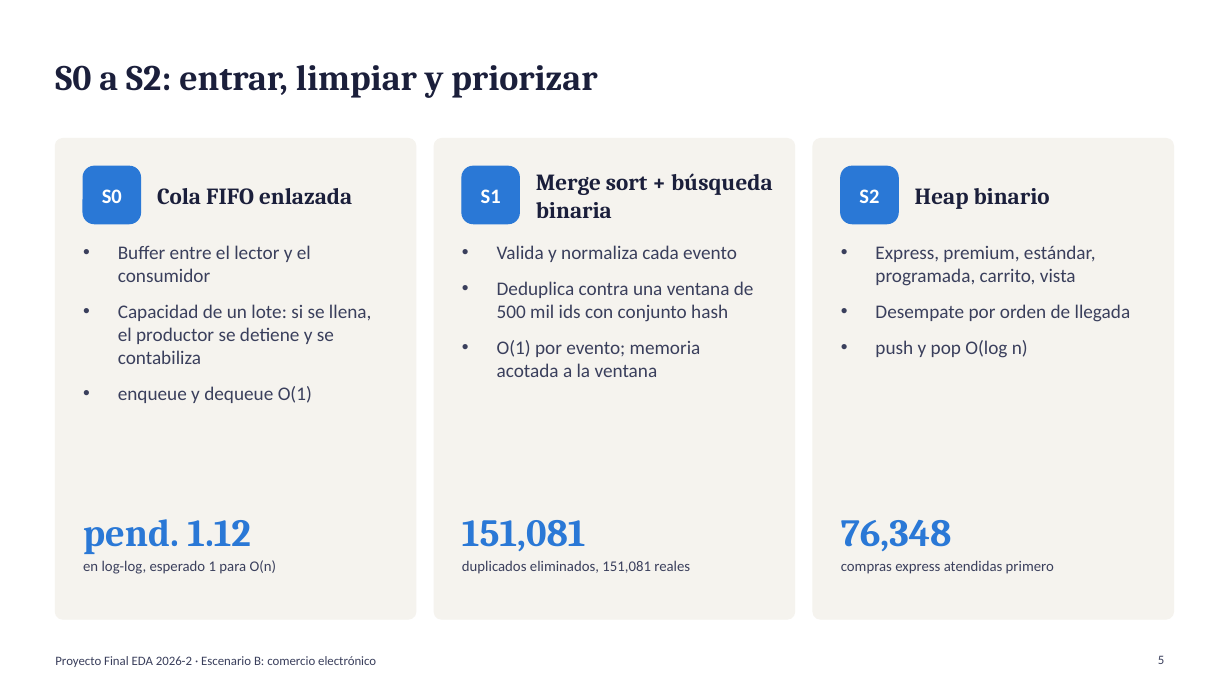
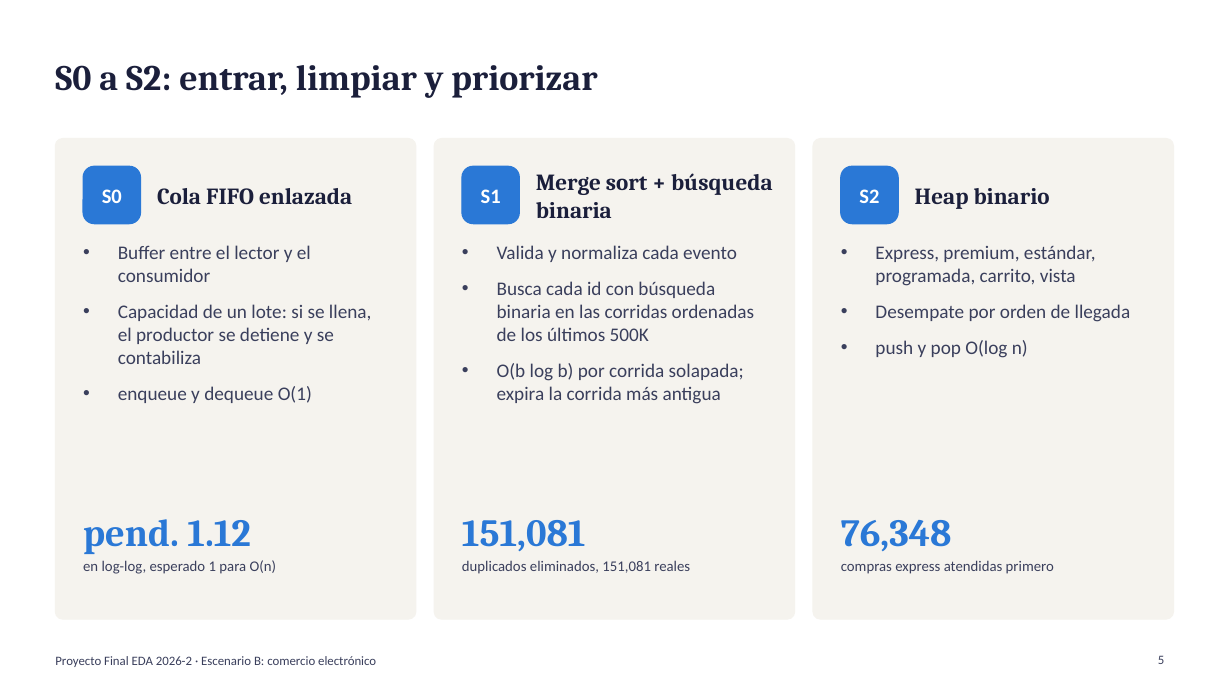
Before and after one commit to UTEC-AII/Proyecto-Final-E-AD, a slide deck: slide 5 of report/Presentacion_Final.pptx. Drawn at 1232x693 pixels with LibreOffice and Linux fonts; fonts in the diff are those of the drawing. Boxes give left, top, right and bottom in pixels: in the first picture for what was removed or moved away, otherwise in the second. Text is boxed around its words. In the diff, an @@ line names an element or a change of style, - is before the commit and + after.

Commit message:
docs: alinea informe, diapositivas y README con el S1 final
- Informe: tabla de estructuras, seccion 4.2, correcciones y validacion de S1
- Diapositivas regeneradas desde results/: cifras de la corrida final en S8,
  la demo y la corrida de 10M; Bloom con p = 0,1 % y k = 10; notas con la
  precision y el recall vigentes; se elimina la diapositiva vacia
- README, CONTRIBUTING y plantilla de PR: S1 y 20 pruebas

```diff
--- a/report/Presentacion_Final.pptx
+++ b/report/Presentacion_Final.pptx
@@ text at box(497, 281, 754, 404): text changed @@
-• Deduplica contra una ventana de 500 mil ids con conjunto hash
-• O(1) por evento; memoria acotada a la ventana
+• Busca cada id con búsqueda binaria en las corridas ordenadas de los últimos 500K
+• O(b log b) por corrida solapada; expira la corrida más antigua
```
Also in this commit, not shown: 7 other slides changed, 1 slide removed, 6 other files.
